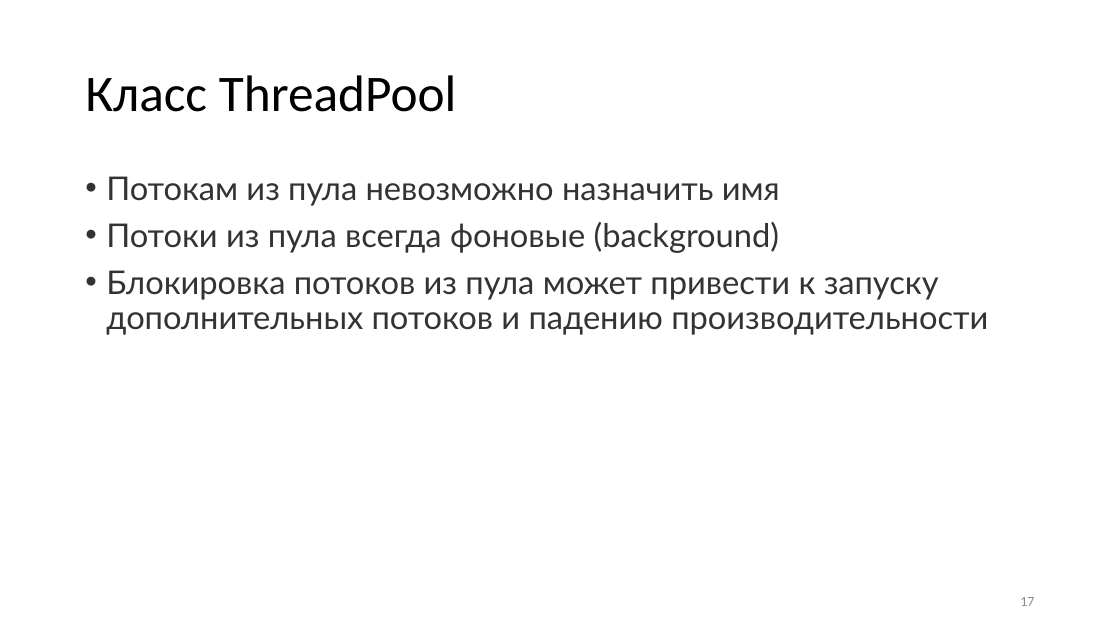
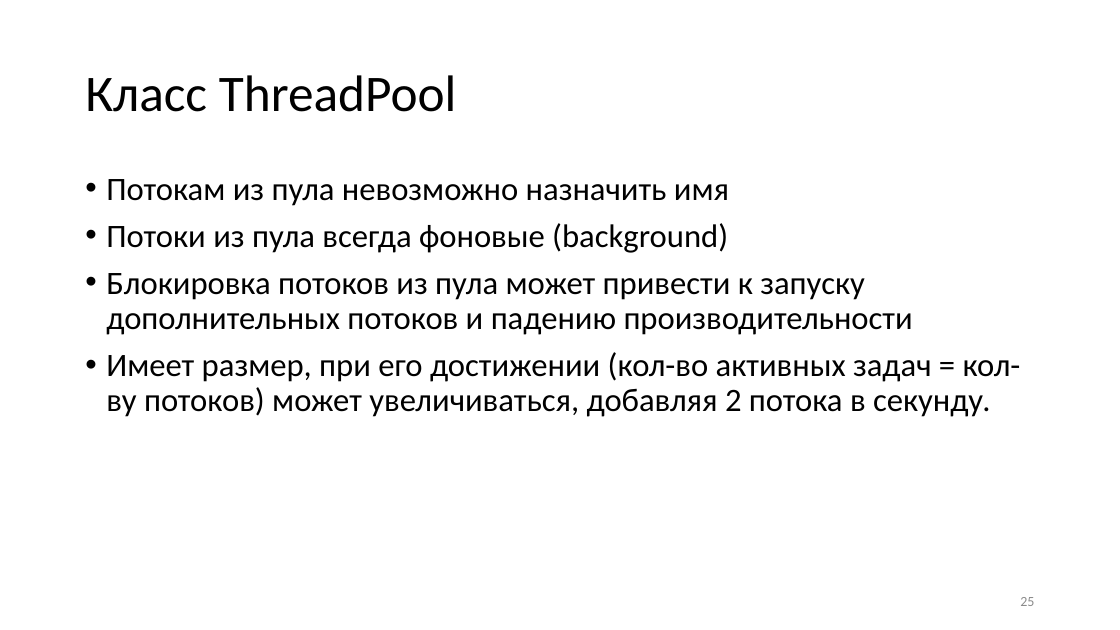
Before and after one commit to blockin90/Programming_PIB, a slide deck: slide 25 of Лекции/3 семестр/Часть 3/Программирование лекция 3.3.pptx (slide 17 before the commit). Drawn at 1120x630 pixels with LibreOffice and Linux fonts; fonts in the diff are those of the drawing. Boxes give left, top, right and bottom in pixels: in the first picture for what was removed or moved away, otherwise in the second. Text is boxed around its words. In the diff, an @@ line names an element or a change of style, - is before the commit and + after.

```diff
--- a/Лекции/3 семестр/Часть 3/Программирование лекция 3.3.pptx
+++ b/Лекции/3 семестр/Часть 3/Программирование лекция 3.3.pptx
@@ text at (106,179,913,335): font Lato to Calibri, text colour #333333 to #000000 in "Потокам из пула невозможно назначить имя", "Потоки из пула всегда фоновые (background)", "Блокировка потоков из пула может привести к ..." @@
@@ text at (106,352,1021,417): paragraph added @@
+• Имеет размер, при его достижении (кол-во активных задач = кол-ву потоков) может увеличиваться, добавляя 2 потока в секунду.
@@ page number at (1020,597,1034,606): text changed @@
-17
+25
```
Also in this commit, not shown: 12 other slides changed, 9 slides added.
